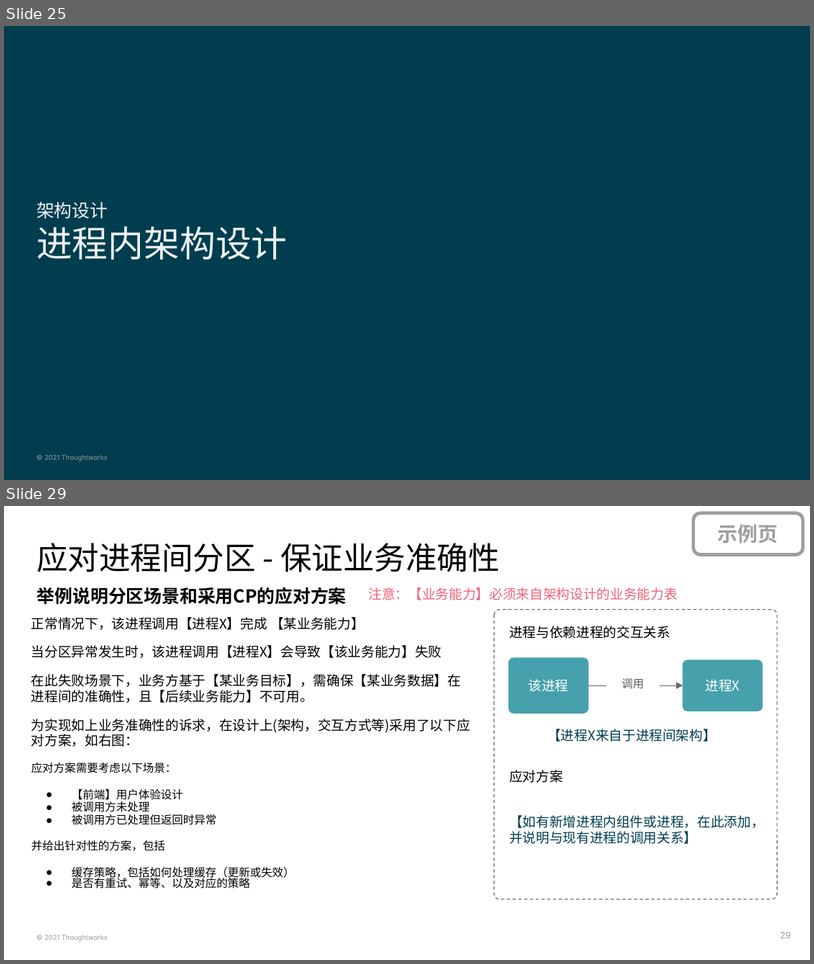
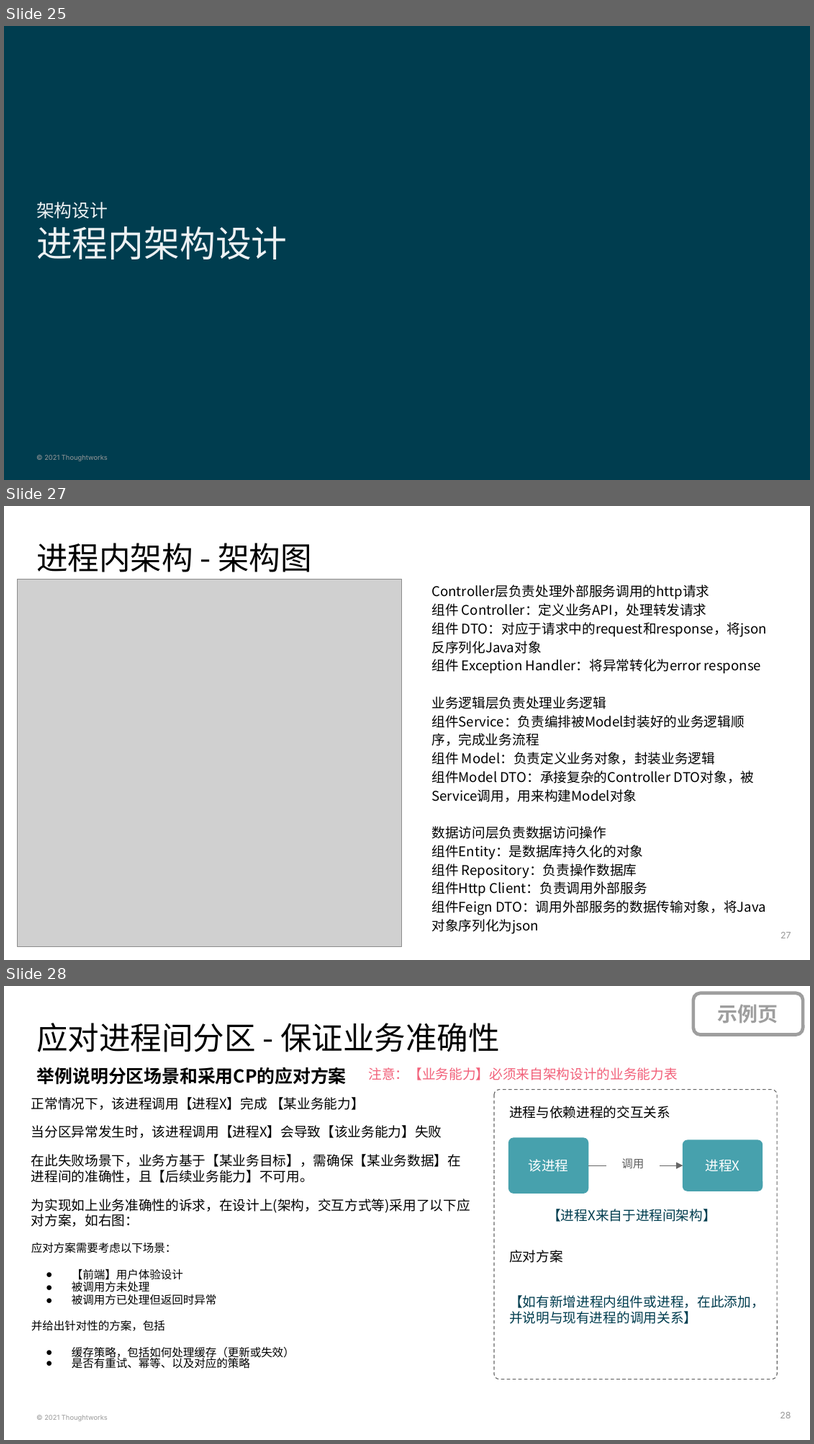
Before and after one commit to deesyx/heima, a slide deck: doc/PS4 黑马考核-项目On-boarding模板-胡炫光.pptx. Shown one above the other, each under a label of ours: slides 25 and 29 before the commit, slides 25, 27 and 28 after it; the slides between them are not shown. The pictures are 814x964 and 814x1444 pixels, drawn with LibreOffice and Linux fonts; fonts in the diff are those of the drawing; grey boxes stand for pictures; background and template pictures are left out. Boxes give left, top, right and bottom in pixels: in the first picture for what was removed or moved away, otherwise in the second. Text is boxed around its words. In the diff, an @@ line names an element or a change of style, - is before the commit and + after.

```diff
--- a/doc/PS4 黑马考核-项目On-boarding模板-胡炫光.pptx
+++ b/doc/PS4 黑马考核-项目On-boarding模板-胡炫光.pptx
@@ slide 27 added at (x1=4, y1=506, x2=810, y2=960), background #FFFFFF @@
@@ title added at (x1=36, y1=543, x2=312, y2=572), 28 pt, text #000000 @@
+进程内架构 - 架构图
@@ picture added at (x1=18, y1=579, x2=402, y2=945) @@
@@ text added at (x1=432, y1=584, x2=767, y2=915), 12 pt, text #000000 @@
+Controller层负责处理外部服务调用的http请求
+组件 Controller：定义业务API，处理转发请求
+组件 DTO：对应于请求中的request和response，将json反序列化Java对象
+组件 Exception Handler：将异常转化为error response
+业务逻辑层负责处理业务逻辑
+组件Service：负责编排被Model封装好的业务逻辑顺序，完成业务流程
+组件 Model：负责定义业务对象，封装业务逻辑
+组件Model DTO：承接复杂的Controller DTO对象，被Service调用，用来构建Model对象
+数据访问层负责数据访问操作
+组件Entity：是数据库持久化的对象
+组件 Repository：负责操作数据库
+组件Http Client：负责调用外部服务
+组件Feign DTO：调用外部服务的数据传输对象，将Java对象序列化为json
@@ page number added at (x1=781, y1=932, x2=792, y2=938), 8 pt, text #999999 @@
+27
@@ what was slide 29 is now slide 28 @@
```
Also in this commit, not shown: 6 slides changed, 2 slides removed, 7 other files.
